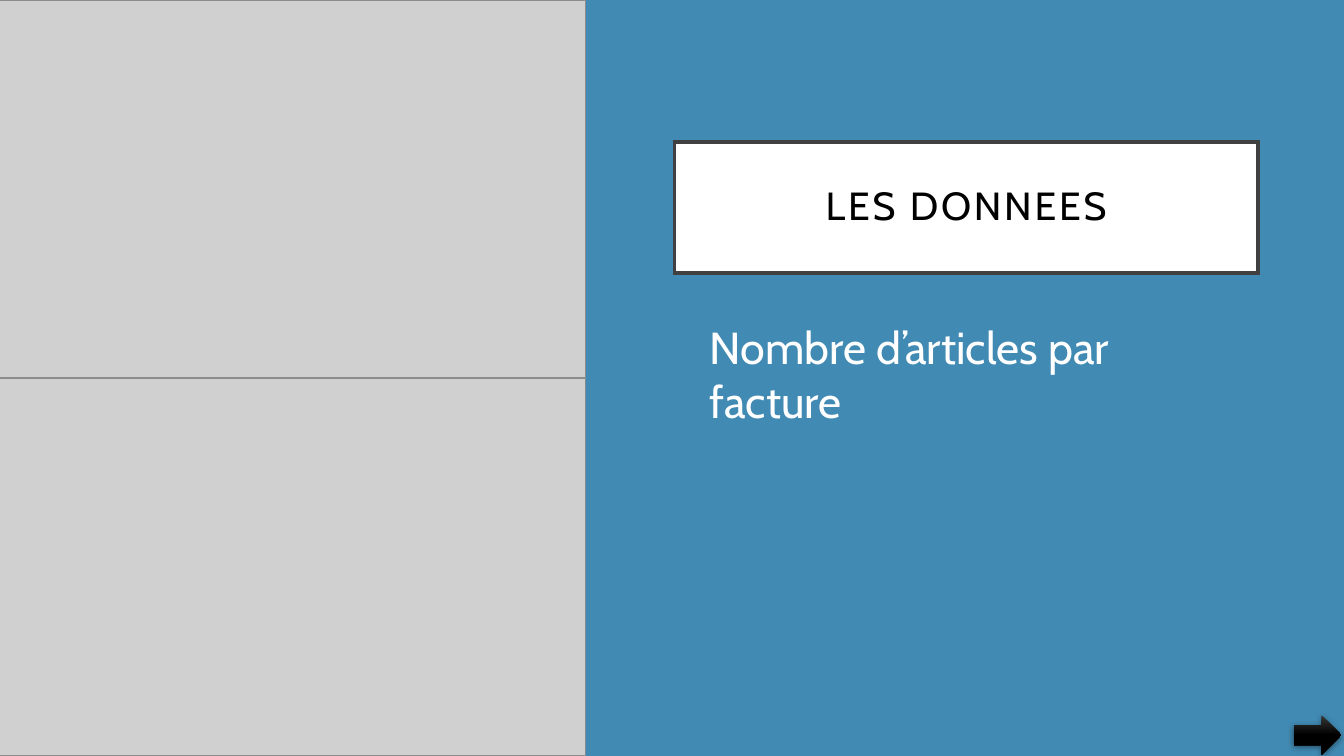
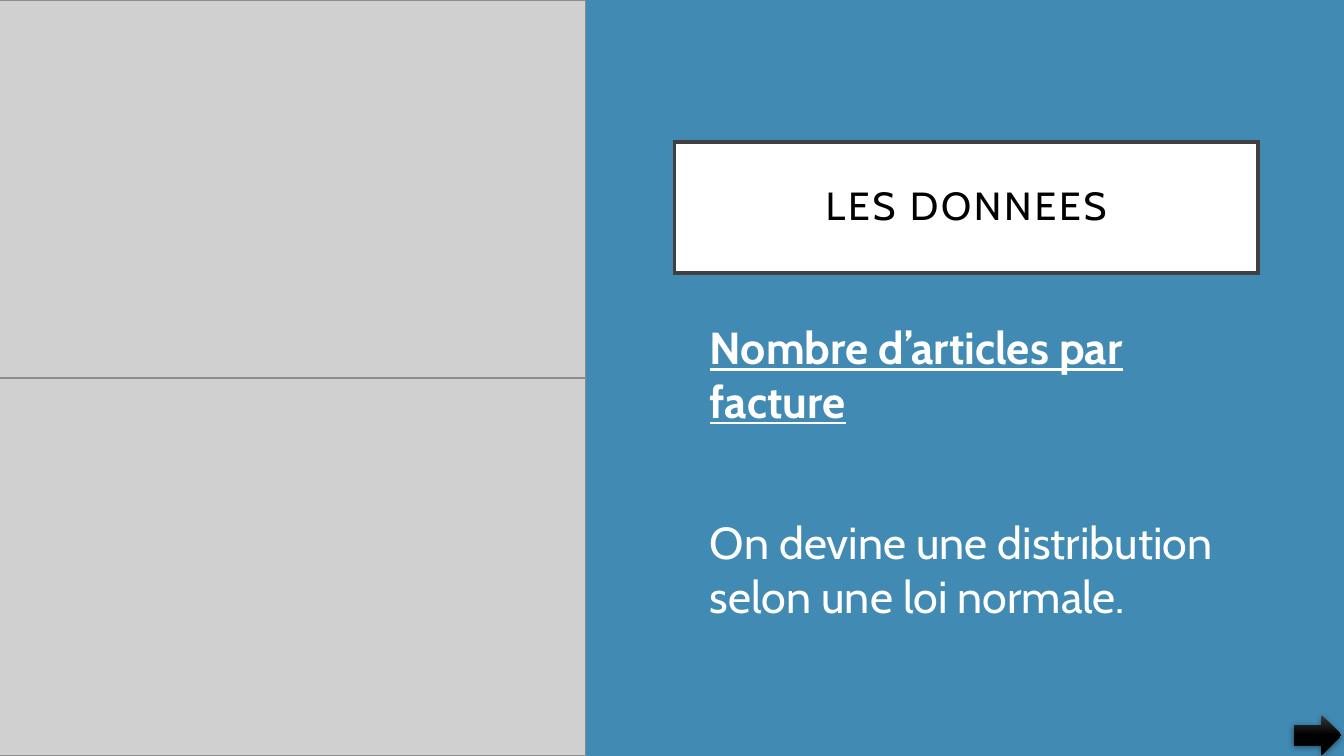
Before and after one commit to pfroide/python, a slide deck: slide 13 of Projet_5/p5.pptx. Drawn at 1344x756 pixels with LibreOffice and Linux fonts; fonts in the diff are those of the drawing; grey boxes stand for pictures. Boxes give left, top, right and bottom in pixels: in the first picture for what was removed or moved away, otherwise in the second. Text is boxed around its words. In the diff, an @@ line names an element or a change of style, - is before the commit and + after.

```diff
--- a/Projet_5/p5.pptx
+++ b/Projet_5/p5.pptx
@@ text at (710, 330, 1122, 424): bold on, underline on in "Nombre d’articles par facture" @@
@@ text at (710, 525, 1213, 614): paragraph added @@
+• On devine une distribution selon une loi normale.
```
Also in this commit, not shown: 15 other slides changed.
